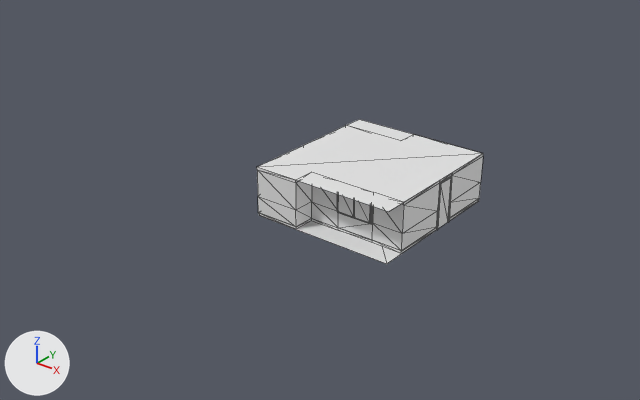
What one commit did to the glTF model room_jonar.glb.
Camera for both pictures: a 50 mm lens placed at (18.5, -28.3, 16.8), pointed at (-2.4, -2.2, 0.6). Lighting does not change. The marker at lower left points along +X, +Y and +Z. Mesh edges are drawn as thin lines. Vertices at the same position are counted once.

Before the edit, the objects in view are built like this:
```python
me_cube_002 = bpy.data.meshes.new('Cube.002')
me_cube_002.from_pydata(...)  # 184 vertices, 298 faces; spans x -4.25..2.28, y -4.0..3.0, z 0.0..2.21
ob_cube = bpy.data.objects.new('Cube', me_cube_002)
ob_cube.location = (0.0, 0.0, 0.0)
```
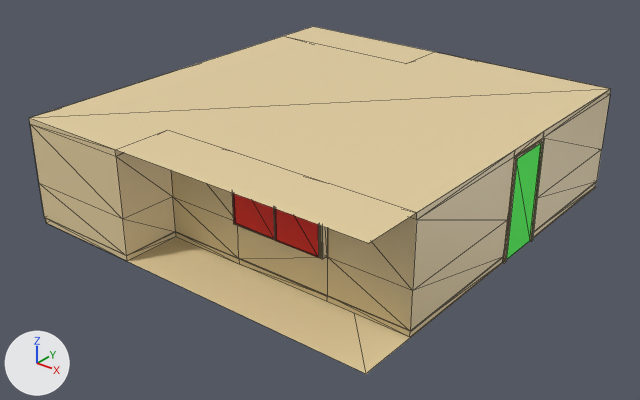
Where the change shows, as pixel boxes [x1, y1, x2, y2] in the pictures (640 x 400 px; the box of a moved part takes in the faces that stretch with it):
'Cube', reshaped, rescaled (157% wider, 139% taller)
    before: [257, 119, 483, 264]
    after: [29, 26, 611, 374]
part 1 of me_cube_002, moved or reshaped
    before: [408, 228, 436, 247]
    after: [429, 258, 503, 317]
part 2 of me_cube_002, recoloured
    before: [338, 195, 370, 223]
    after: [233, 193, 319, 257]
part 3 of me_cube_002, recoloured
    before: [257, 119, 483, 264]
    after: [29, 26, 611, 374]
part 4 of me_cube_002, recoloured
    before: [438, 178, 451, 229]
    after: [507, 143, 541, 259]

Diff of the bpy script that builds the scene:
```diff
--- a/room_jonar.glb.py
+++ b/room_jonar.glb.py
@@ mat_material_001 @@
+mat_material_001 = principled_material('Material.001')
+mat_material_001.base_color = (0.8, 0.641, 0.358)  # beige #e7d1a1
+mat_material_001.roughness = 0.4
@@ mat_material_002 @@
+mat_material_002 = principled_material('Material.002')
+mat_material_002.base_color = (0.0, 0.8, 0.0117)  # green #00e71c
+mat_material_002.metallic = 0.279
@@ mat_material @@
+mat_material = principled_material('Material')
+mat_material.base_color = (0.8, 0.0152, 0.00761)  # red #e72115
@@ me_cube_002 @@
 # used by ob_cube; location = (0.0, 0.0, 0.0)
-me_cube_002.from_pydata(...)  # 184 vertices, 298 faces; spans x -4.25..2.28, y -4.0..3.0, z 0.0..2.21
+me_cube_002.from_pydata(...)  # 200 vertices, 330 faces; spans x -4.25..2.28, y -4.0..3.0, z 0.0..2.21
+# me_cube_002 part 1
+# 7 faces are deleted
+# 7 new faces join them, mat_material_001 (beige #e7d1a1)
+# me_cube_002 part 2: 4 faces spanning x -0.77..0.82, y -3.14..-3.12, z 0.92..2.04 switch from no material to mat_material (red #e72115)
+# me_cube_002 part 3: 269 faces spanning x -4.25..2.28, y -4.0..3.0, z 0.0..2.21 switch from no material to mat_material_001 (beige #e7d1a1)
+# me_cube_002 part 4: 2 faces spanning x 2.25, y -0.41..0.41, z 0.0..2.04 switch from no material to mat_material_002 (green #00e71c)
@@ ob_cube @@
 ob_cube.location = (0.0, 0.0, 0.0)
+ob_cube.scale = (2.5, 2.5, 2.08)
```
